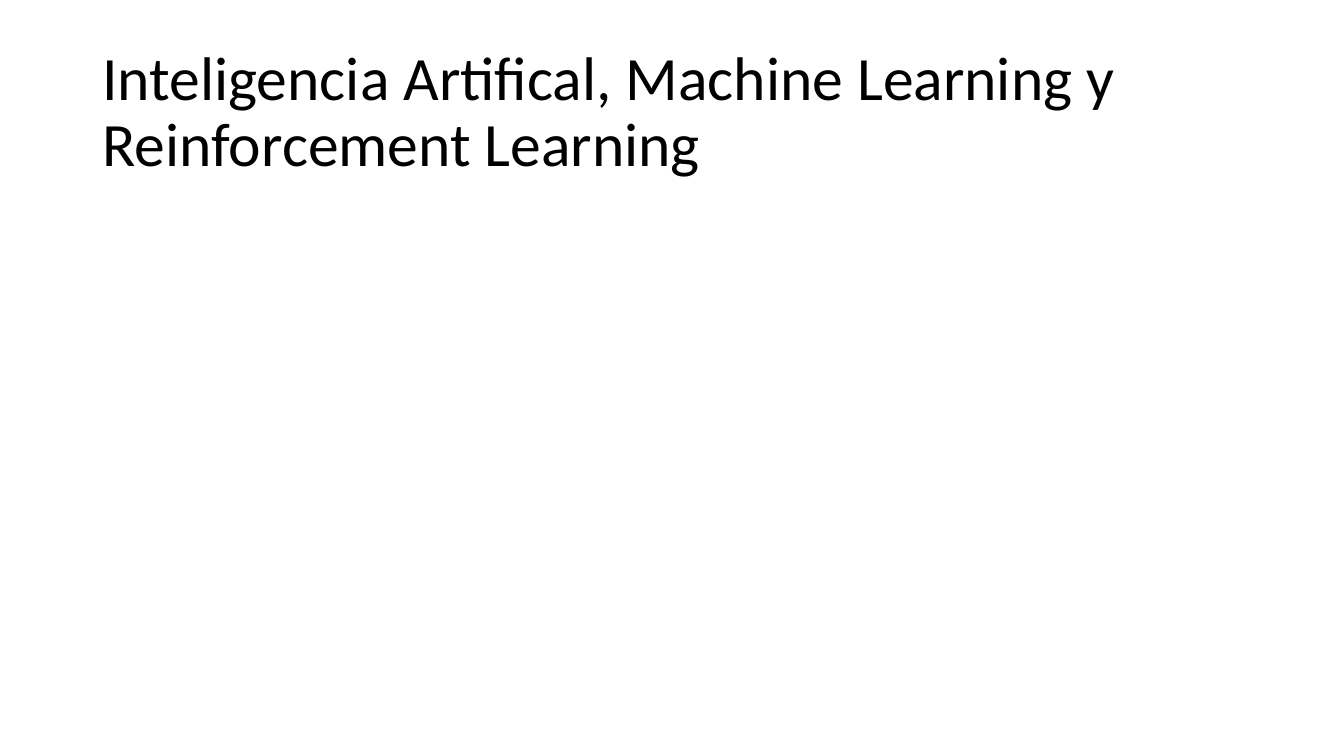
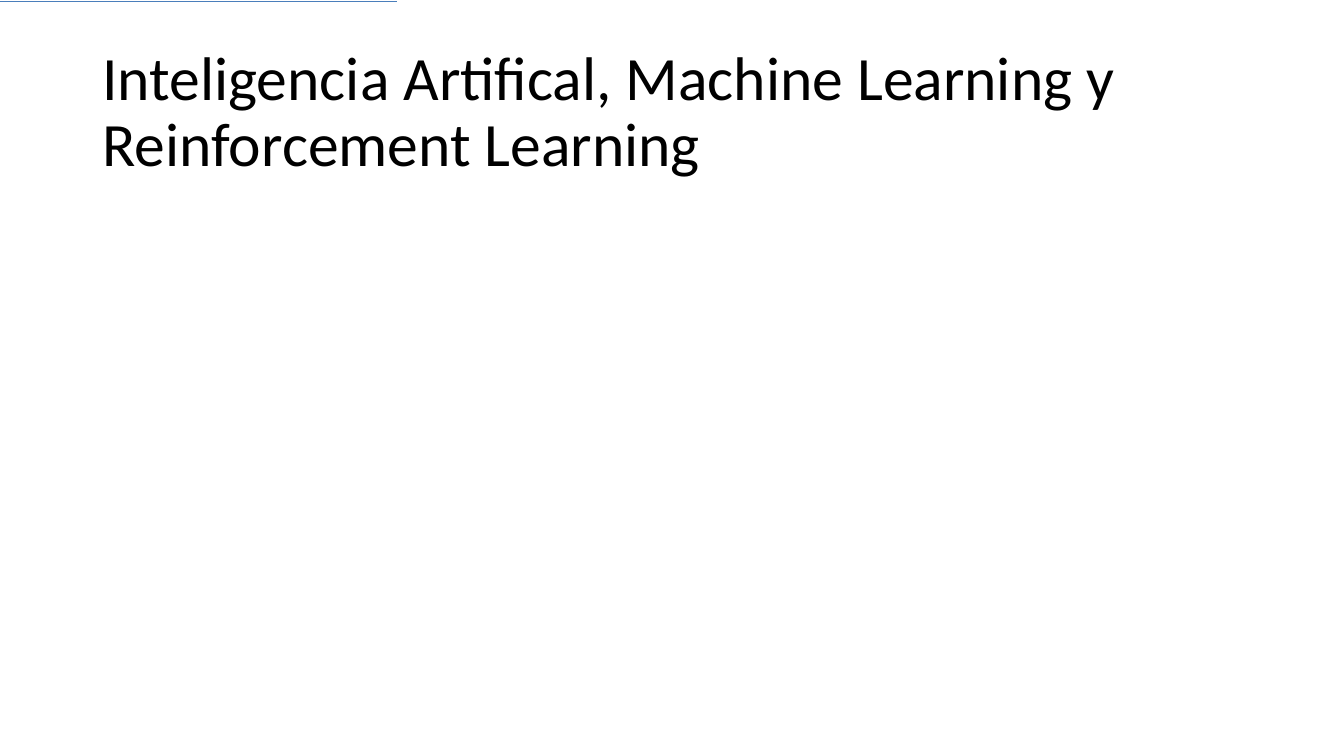
Before and after one commit to G94/CodeHunters_IntroduccionDS_01, a slide deck: slide 4 of Introducción al Análisis de Datos - 01.pptx (slide 5 before the commit). Drawn at 1344x756 pixels with LibreOffice and Linux fonts; fonts in the diff are those of the drawing. Boxes give left, top, right and bottom in pixels: in the first picture for what was removed or moved away, otherwise in the second. Text is boxed around its words. In the diff, an @@ line names an element or a change of style, - is before the commit and + after.

```diff
--- a/Introducción al Análisis de Datos - 01.pptx
+++ b/Introducción al Análisis de Datos - 01.pptx
@@ line added from (0, 2) to (397, 2), #4B7EBC 0.75 pt @@
```
Also in this commit, not shown: 9 other slides changed, 8 slides added, 5 slides removed, 1 other file.
